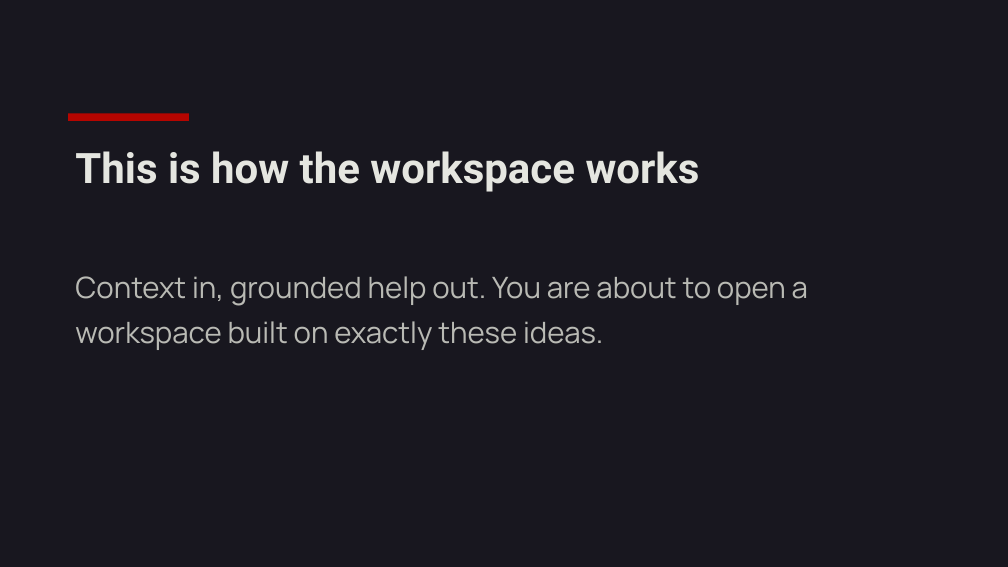
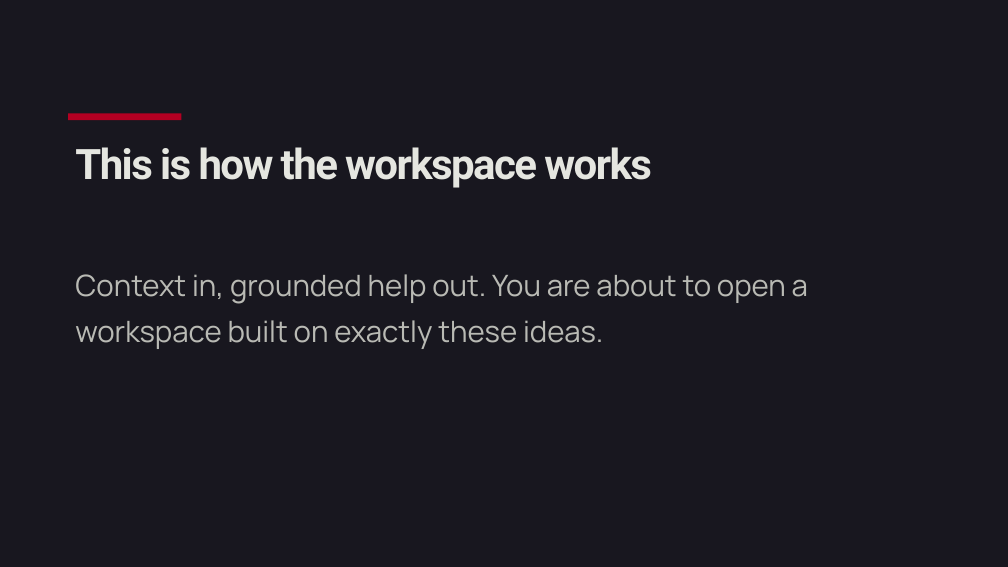
Before and after one commit to ashleyscruse/grant-writing-accelerator, a slide deck: slide 11 of working/context-ai-workshop-slides.pptx. Drawn at 1008x567 pixels with LibreOffice and Linux fonts; fonts in the diff are those of the drawing. Boxes give left, top, right and bottom in pixels: in the first picture for what was removed or moved away, otherwise in the second. Text is boxed around its words. In the diff, an @@ line names an element or a change of style, - is before the commit and + after.

Commit message:
Rework workshop deck to match ashleyscruse.com: Blood Red #B30022, Space Grotesk, Caveat kickers, Outfit body

```diff
--- a/working/context-ai-workshop-slides.pptx
+++ b/working/context-ai-workshop-slides.pptx
@@ rectangle: place and size @@
-rectangle at box(68, 113, 189, 121)
+rectangle at box(68, 113, 181, 120)
@@ rectangle at box(68, 113, 181, 120): fill #B50500 to #B30022 @@
@@ text "This is how the workspace ..." at box(75, 147, 652, 188): letter spacing 0 to -1.5 pt; line spacing 1.1 to 1.03 @@
@@ text "Context in, grounded help out. ..." at box(75, 274, 808, 349): line spacing 1.25 to 1.3 @@
```
Also in this commit, not shown: 11 other slides changed, 1 other file.
